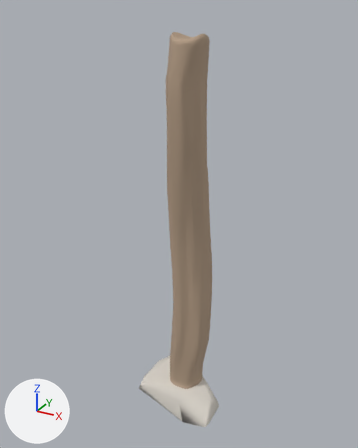
Before and after pictures for a commit that changed the glTF model assets/tower/approved-library/architecture/bagana-f3-3x13x3-v2.glb.
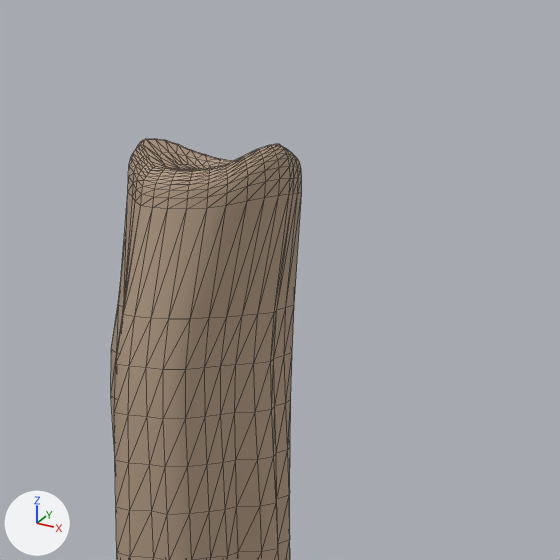
Old and new are each drawn whole from a 50 mm lens placed at (1.71, -3.25, 1.78), pointed at (-0.09, 0.01, 0.15) and again close up on the part from 39% to 75% of the width and 0% to 29% of the height. Every picture has the same lights, and +X, +Y and +Z are marked at lower left. The older version's two pictures come first. The close-ups show mesh edges as thin lines.

Names of what the first close-up shows: 'bagana_wood'.
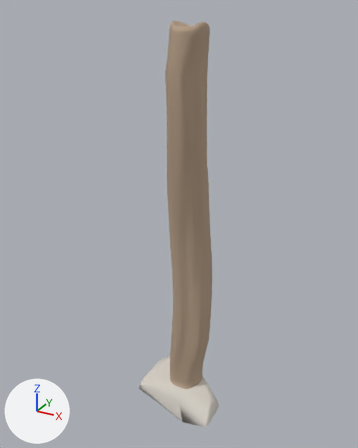
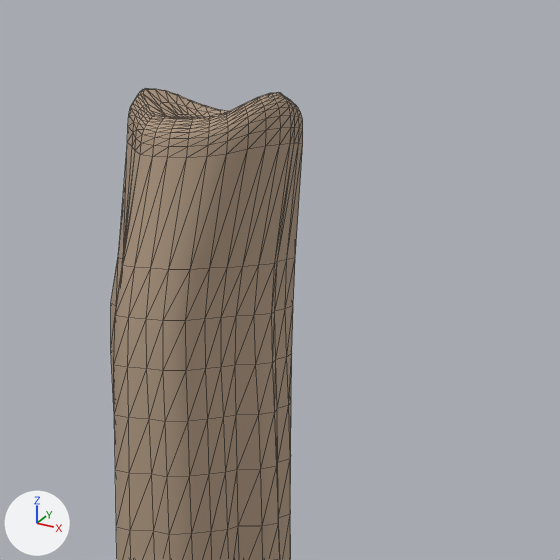
What changed in the scene script:
```text
Change me_bagana_form_3_wood:
    used by ob_bagana_wood; location = (0.0, 0.0, 0.0)
    remove me_bagana_form_3_wood.from_pydata(...)  # 1374 vertices, 2744 faces; spans x -0.19..0.21, y -0.19..0.2, z -1.39..1.61
    add me_bagana_form_3_wood.from_pydata(...)  # 1374 vertices, 2744 faces; spans x -0.19..0.21, y -0.19..0.2, z -1.39..1.69
    me_bagana_form_3_wood part 1: all 28 vertices in x -0.18..0.13, y -0.17..0.15, z 0.97 are moved by (0.0, 0.0, 0.04)
    me_bagana_form_3_wood part 2: all 28 vertices in x -0.18..0.13, y -0.17..0.14, z 1.05 are moved by (0.0, 0.0, 0.06)
    me_bagana_form_3_wood part 3: all 449 vertices in x -0.19..0.13, y -0.17..0.15, z 1.13..1.61 are moved by (0.0, 0.0, 0.07)
    other edits to the shape of me_bagana_form_3_wood do not show in these pictures
```

Pixel boxes (x1, y1, x2, y2) of what changed, in the close-ups (560 x 560 px; the box of a moved part takes in the faces that stretch with it):
'bagana_wood', reshaped
    before: (111, 139, 302, 560)
    after: (111, 88, 303, 560)
part 1 of me_bagana_form_3_wood, moved or reshaped
    before: (117, 540, 290, 560)
    after: (116, 515, 291, 560)
part 2 of me_bagana_form_3_wood, moved or reshaped
    before: (114, 442, 290, 560)
    after: (113, 398, 291, 535)
part 3 of me_bagana_form_3_wood, moved or reshaped
    before: (111, 139, 302, 467)
    after: (111, 88, 303, 422)
